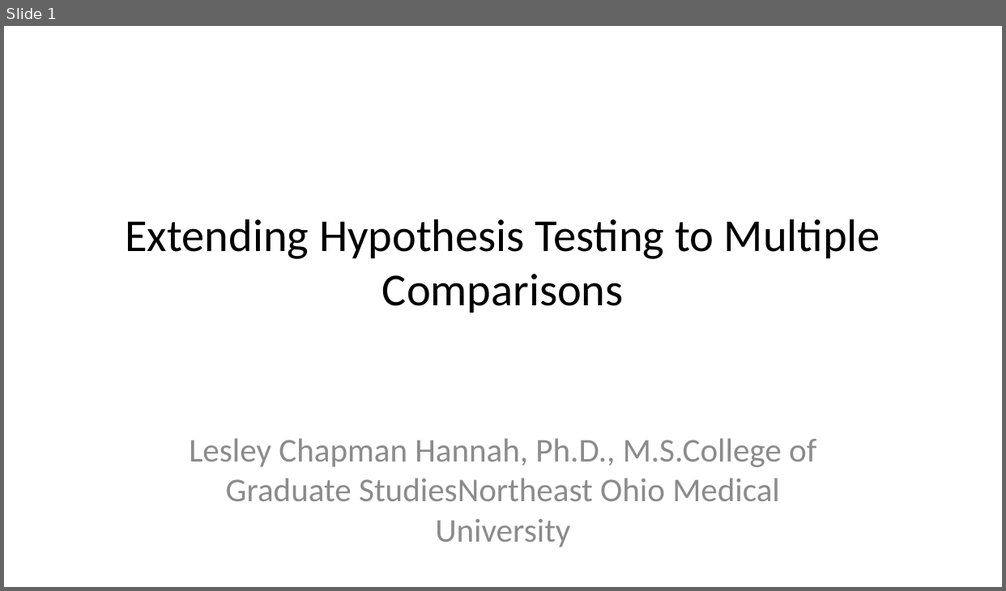
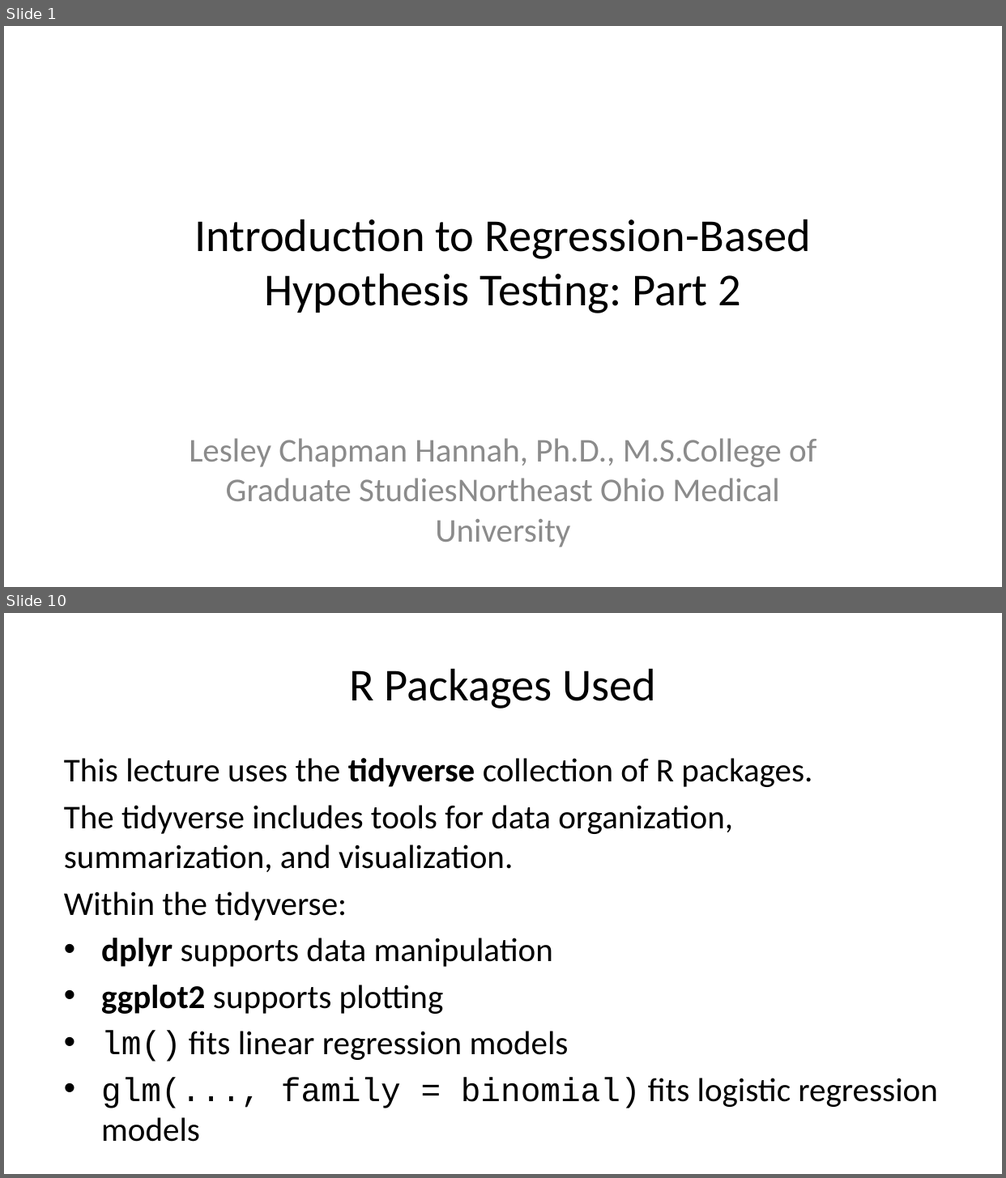
Before and after one commit to lesleymaraina/stats_I_mod_4b_sm2, a slide deck: test_2_082025_pptx.pptx. Shown one above the other, each under a label of ours: slide 1 before the commit, slides 1 and 10 after it; the slides between them are not shown. The pictures are 1006x591 and 1006x1178 pixels, drawn with LibreOffice and Linux fonts; fonts in the diff are those of the drawing. Boxes give left, top, right and bottom in pixels: in the first picture for what was removed or moved away, otherwise in the second. Text is boxed around its words. In the diff, an @@ line names an element or a change of style, - is before the commit and + after.

```diff
--- a/test_2_082025_pptx.pptx
+++ b/test_2_082025_pptx.pptx
@@ slide 10 added at [4, 613, 1002, 1174], background #FFFFFF @@
@@ title added at [349, 668, 656, 709], 33 pt, text #000000 @@
+R Packages Used
@@ text added at [64, 758, 937, 1109], 24 pt, text #000000 @@
+This lecture uses the tidyverse collection of R packages.
+The tidyverse includes tools for data organization, summarization, and visualization.
+Within the tidyverse:
+• dplyr supports data manipulation
+• ggplot2 supports plotting
+• lm() fits linear regression models
+• glm(..., family = binomial) fits logistic regression models
@@ slide 1 changed as well @@
@@ title at [194, 219, 810, 314]: text changed @@
-Extending Hypothesis Testing to Multiple Comparisons
+Introduction to Regression-Based Hypothesis Testing: Part 2
```
Also in this commit, not shown: 29 other slides added, 24 slides removed, 4 other files.
